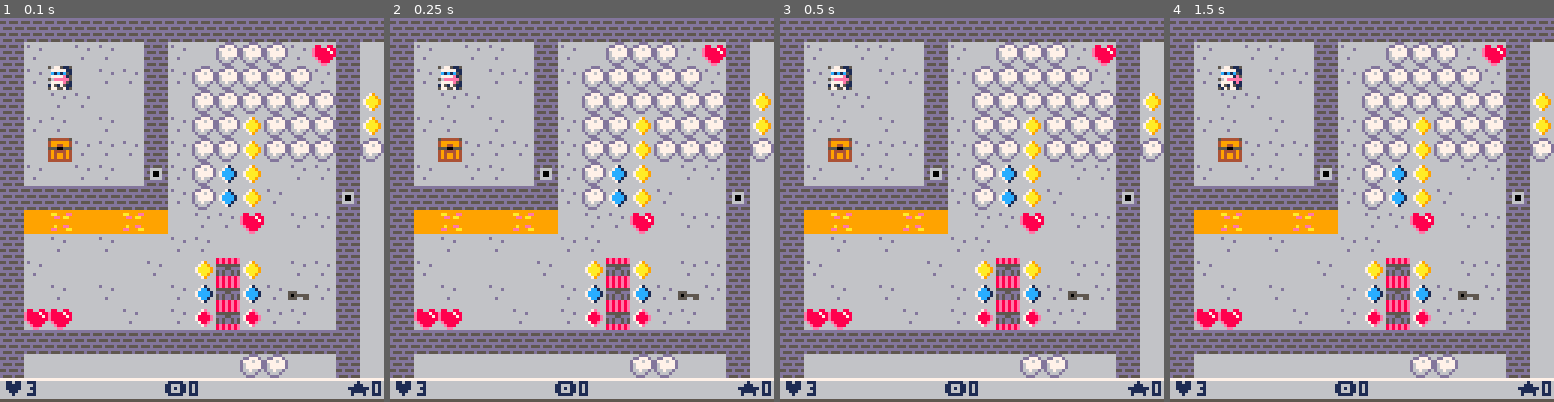
Above: before the commit, frames 1-4 (left to right).
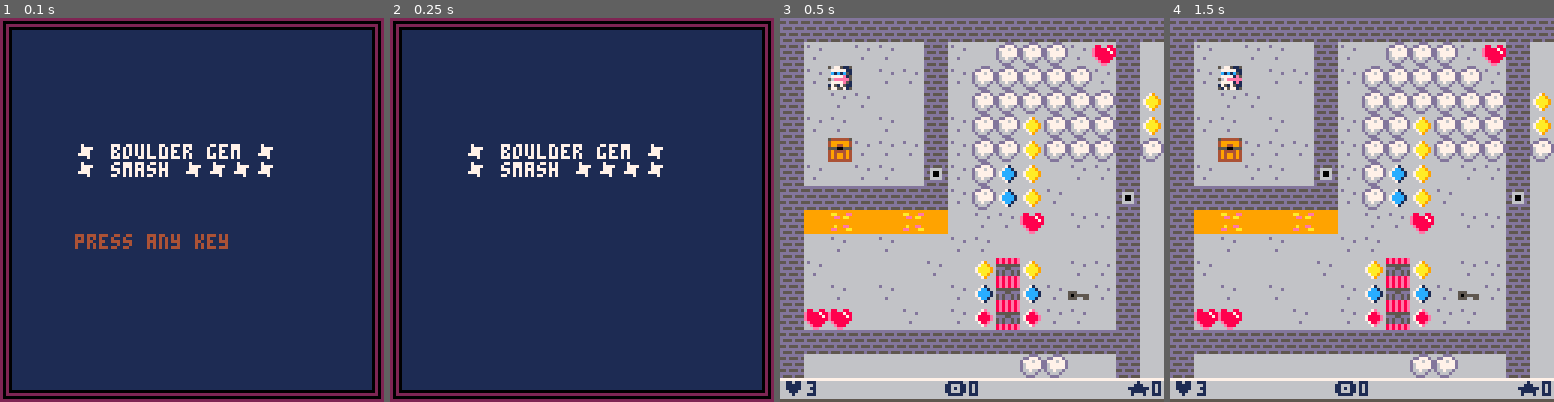
Above: after the commit, the same moments.

Repository: robotpony/pico8-playground
Game: PICO-8 cartridge games/bouldergemsmash.p8
Same seed, same stepped clock (60 frames per second), same inputs: the game is played once before the commit and once after it.
Inputs:
- Up to frame 1 (0.1 s): no input
- Up to frame 2 (0.25 s): no input
- Up to frame 3 (0.5 s): tap O (Z key) at 0.33 s
- Up to frame 4 (1.5 s): tap O (Z key) at 0.7, 1.43 s; tap X (X key) at 1.07 s

The runs differ from the first frame. In frame 1, 99% of the frame differs, in the area x 0-100%, y 0-100%; in frame 2, 99%; in frame 3, nothing differs; in frame 4, nothing differs.

Commit message:
Adds and cleans up game modes:
- new modal window
- re-aranges tabs (changelog at the end)
- basic intro screen and game over screen

Diff:
--- a/games/bouldergemsmash.p8
+++ b/games/bouldergemsmash.p8
@@ -4,8 +4,6 @@
 -- boulder gem smash
 
 function _init()
-	debug=0
-
 	time_init()
 	hud_init()
 	map_init()
@@ -17,9 +15,17 @@
 
 	tick()
 
-	if (game_over()) then
-		popup('so sad\nu dead',p.x,p.y,8)
-		player_wait()
+	if (is_pre_game()) then
+		local title_text={
+			'✽ boulder gem ✽',
+			'✽ smash ✽✽✽✽ '
+		}
+
+	 modal(title_text)
+		player_wait(3)
+	elseif (game_over()) then
+		modal('✽ game over ✽')
+		player_wait(0)
 	elseif (paused()) then
 		player_wait()
 	else
@@ -39,59 +45,22 @@
 
 function _draw()
 	cls()
-	map_draw()
-	hud_draw()
-	draw_falling_blox()
-	player_draw()
-
-	if (paused()) then
-		popup_draw()
-	end
-
-end
-
-function time_init()
-	-- [t]ime and timelines
-	t={}
-	t.now=time()
-	t.last=t.now
-	t.tick=0
-	t.pause=0
-	-- 0 title, 1 tut, 2 game, 3 gamex, 4 end
-	t.mode=1
-end
-
-function tick()
-	-- manage game ticks
-
-	t.now=time()
-	if (t.now>(t.last+1)) then
-		t.tick=(t.tick+1)%2
-		t.last=t.now
-
-		once_a_second()
-	end
-end
-
-function game_over()
-	if (t.mode>=4) then
-		t.paused=1
-		return true
+	if (is_pre_game()) then
+		modal_draw()
+	elseif (is_game_over()) then
+		modal_draw()
 	else
-		return false
-	end
-end
-
-function paused()
-	return t.pause==1
-end
-
-function pause()
-	t.pause=1
-end
-
-function unpause()
-	t.pause=0
+		-- game on!
+		map_draw()
+		hud_draw()
+		draw_falling_blox()
+		player_draw()
+
+		if (paused()) then
+			popup_draw()
+		end
+
+	end
 end
 
 -->8
@@ -239,8 +208,9 @@
 	return toggle_to
 end
 
-function map_trigger(x,y)
-	local tile=mget(x,y)
+function map_trigger(x,y,t)
+	-- t is optional (to check manually)
+	local tile=t or mget(x,y)
 
 	if (is(chest,tile)) then
 		p.keys+=1
@@ -316,9 +286,12 @@
 	spr(p.sprite+t.tick,p.x*8,p.y*8)
 end
 
-function player_wait()
+function player_wait(next_mode)
 	if (any_btn()) then
 		unpause()
+		if (next_mode) then
+			t.mode=next_mode
+		end
 	end
 end
 
@@ -355,7 +328,8 @@
 	end
 
 	if (dislodge_above(nx,ny)) then
-		explain('what have\nu done?',nx,ny)
+		explain('something\nfalls',p.x,p.y)
+		sfx(0)
 	end
 end
 
@@ -365,12 +339,8 @@
 end
 
 function hits_player(x,y)
-	if (x==p.x and y==p.y) then
-		p.hit+=1 -- todo
-		return true
-	else
-		return false
-	end
+	if (x==p.x and y==p.y) return true
+	return false
 end
 
 function check_player_hp()
@@ -411,6 +381,171 @@
 function any_btn()
 	return btnp()>0
 end
+
+-->8
+-- falling blox
+
+function falling_blox_init()
+	-- [b]lox subject to gravity
+	blox={}
+	blox.falling={}
+	blox.splodes={}
+end
+
+function update_falling_blox()
+	drop_one_step()
+end
+
+function drop_one_step()
+	for i, b in pairs(blox.falling) do
+
+		local nx=b.x+b.dx
+		local ny=b.y+b.dy
+
+		if (nx==nil or ny==nil) return false
+
+		-- dislodge block above
+		dislodge_above(b.x,b.y)
+
+		if (can_move_to(nx,ny)) then
+
+			if (hits_player(nx,ny)) then
+				-- todo: can_hurt
+				-- todo: can_still_fall
+				p.hp-=.25
+				sfx(4)
+			else
+				-- fall
+				blox.falling[i].y=ny
+				blox.falling[i].x=nx
+			end
+
+		elseif(can_destroy(nx,ny)) then
+
+			add(blox.splode,b) -- todo
+			mset(b.x,b.y,0)
+			deli(blox.falling,i)
+
+		else -- stop falling
+			if (deli(blox.falling,i)) then
+
+				if (can_destroy(b.x,b.y)) then
+					map_trigger(b.x,b.y,b.t)
+					mset(b.x,b.y,0)
+					deli(blox.falling,i)
+				else
+					-- add back to map
+					mset(b.x,b.y,b.t)
+				end
+			end
+		end
+	end
+end
+
+function draw_falling_blox()
+	for b in all(blox.falling) do
+			spr(b.t,b.x*8,b.y*8)
+	end
+
+	-- todo explosions
+end
+
+function dislodge_above(x,y,move_x,move_y)
+
+	local dx=move_x or 0 -- no change
+	local dy=move_y or 1 -- down
+	local y_above=flr(y-1)
+
+	-- dislodge a block
+
+	if (can_fall(x,y_above)) then
+
+		-- block is now "falling"
+
+		local tile=mget(x,y_above)
+		local b={}
+		b.x=x
+		b.y=y_above
+		b.t=tile
+		b.dx=dx
+		b.dy=dy
+
+		add(blox.falling,b)
+		mset(x,y_above,0)
+
+		printh(b.t..': '..b.x..','..b.y)
+		return true
+	end
+
+	return false
+end
+-->8
+-- time ⧗
+
+function time_init()
+	-- [t]ime and timelines
+	t={}
+	t.now=time()
+	t.last=t.now
+	t.tick=0
+	t.pause=0
+	-- 0 title, 1 tut, 2 game, 3 gamex, 4 end
+	t.mode=0
+end
+
+function tick()
+	-- manage game ticks
+
+	t.now=time()
+	if (t.now>(t.last+1)) then
+		t.tick=(t.tick+1)%2
+		t.last=t.now
+
+		once_a_second()
+	end
+end
+
+function paused()
+	return t.pause==1
+end
+
+function pause()
+	t.pause=1
+end
+
+function unpause()
+	t.pause=0
+end
+
+function is_pre_game()
+	return t.mode==0
+end
+
+function is_tutelage()
+	return t.mode==1
+end
+
+function is_main_game()
+	return t.mode==3
+end
+
+function is_extended_game()
+	return t.mode==4
+end
+
+function is_game_over()
+	return t.mode==5
+end
+
+function game_over()
+	if (is_game_over()) then
+		t.paused=1
+		return true
+	else
+		return false
+	end
+end
+
 -->8
 -- hud and popups
 
@@ -423,6 +558,47 @@
 	msg.c=7
 	msg.w=48
 	msg.h=24
+
+	modal_msg={}
+	modal_msg.text=''
+	modal_msg.any_key=false
+
+	blink_c=1
+end
+
+function modal_draw()
+	local xs=0
+	local xe=127
+	local ys=0
+	local ye=127
+	local bc=1
+	local bgc=2
+	local tc=7
+	local tx=flr(xe/5)
+	local ty=flr(ye/3)
+	local text=modal_msg.text
+
+	rect(xs,ys,xe,ye,bgc)
+	rect(xs+2,ys+2,xe-2,ye-2,bgc)
+	rectfill(xs+4,ys+4,xe-4,ye-4,bc)
+
+	if (type(t)=='table') then
+		for _,t in pairs(text) do
+				print(t,tx,ty,tc)
+				ty+=6
+		end
+	else
+		print(text,tx,ty,tc)
+	end
+
+	ty+=18
+	print('press any key',tx,ty,blink())
+end
+
+function blink()
+	blink_c+=1
+	if (blink_c>7) blink_c=1
+	return blink_c
 end
 
 function popup_draw()
@@ -447,10 +624,6 @@
 	rectfill(bx,by,bx+128,by+8,6)
 	line(bx,by+7,bx+127,by+7,5)
 	line(bx,by,bx+127,by,7)
-
-	if (debug==1) then
-		-- todo
-	end
 
 	-- show hp
 	print('♥'..p.hp,bx+1,by+1,1)
@@ -496,96 +669,10 @@
 	else msg.c=tc end
 end
 
--->8
--- falling blox
-
-function falling_blox_init()
-	-- [b]lox subject to gravity
-	blox={}
-	blox.falling={}
-	blox.splodes={}
-end
-
-function update_falling_blox()
-	drop_one_step()
-end
-
-function drop_one_step()
-	for i, b in pairs(blox.falling) do
-
-		local nx=b.x+b.dx
-		local ny=b.y+b.dy
-		local back2map=true -- todo
-
-		if (nx==nil or ny==nil) return false
-
-		-- b4 moving check block ⬆️
-		dislodge_above(b.x,b.y)
-
-		if (can_move_to(nx,ny)) then
-
-			-- update fall pos
-			blox.falling[i].y=ny
-			blox.falling[i].x=nx
-
-			if (hits_player(nx,ny)) then
-				popup('player hit\n'..b.t,p.x,p.y)
-			end
-
-		elseif(can_destroy(nx,ny)) then
-
-			add(blox.splode,b) -- todo
-			mset(b.x,b.y,0)
-			deli(blox.falling,i)
-
-			popup('destroy:\n'..nx..','..ny,nx,ny)
-
-		else -- stop falling
-			if (deli(blox.falling,i)) then
-				-- add back to map
-				if (back2map) mset(b.x,b.y,b.t)
-			end
-		end
-	end
-end
-
-function kaboom_check()
-end
-
-function draw_falling_blox()
-	for b in all(blox.falling) do
-			spr(b.t,b.x*8,b.y*8)
-	end
-
-	-- todo explosions
-end
-
-function dislodge_above(x,y,move_x,move_y)
-
-	local dx=move_x or 0 -- no change
-	local dy=move_y or 1 -- down
-	local y_above=flr(y-1)
-
-	-- dislodge a block
-
-	if (can_fall(x,y_above)) then
-
-		-- block is now "falling"
-
-		local tile=mget(x,y_above)
-		local b={}
-		b.x=x
-		b.y=y_above
-		b.t=tile
-		b.dx=dx
-		b.dy=dy
-
-		add(blox.falling,b)
-		mset(x,y_above,0)
-		return true
-	end
-
-	return false
+function modal(text,any_key)
+	pause()
+	modal_msg.text=text
+	if (any_key) modal_msg.any_key=true
 end
 
 -->8
